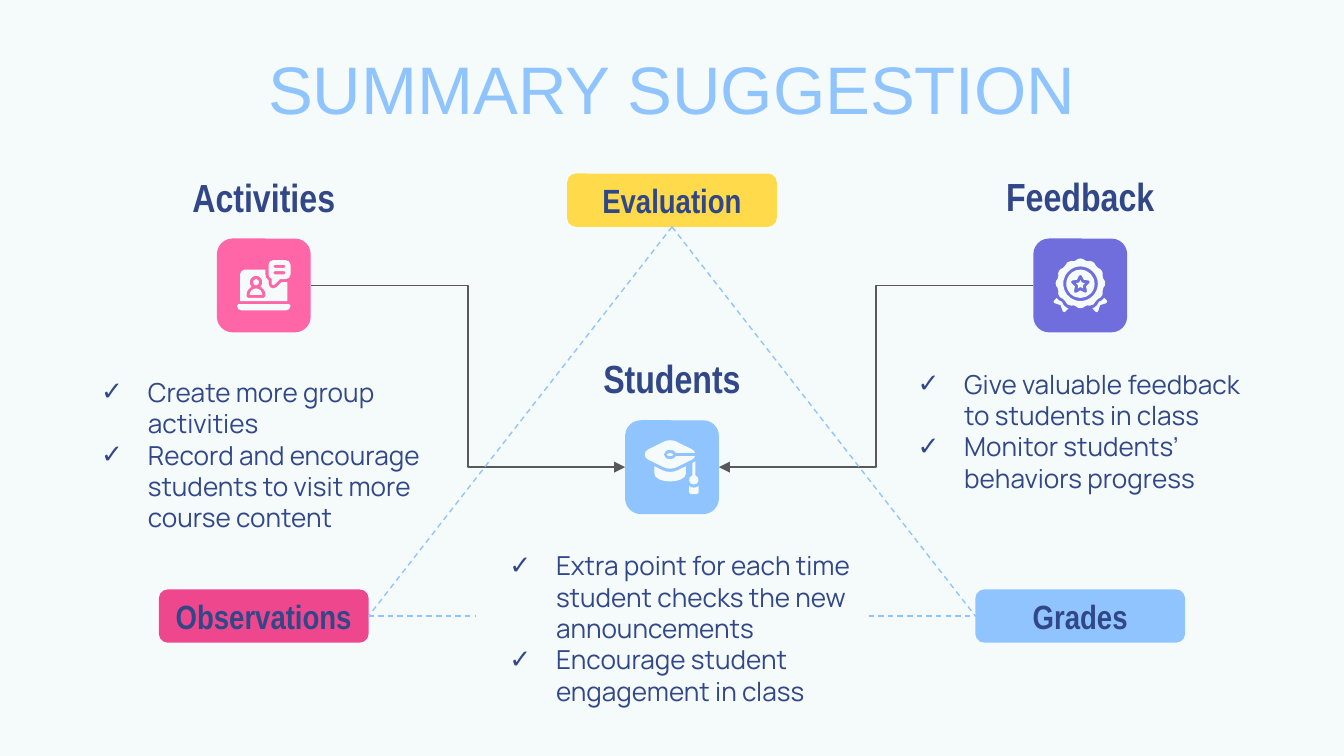
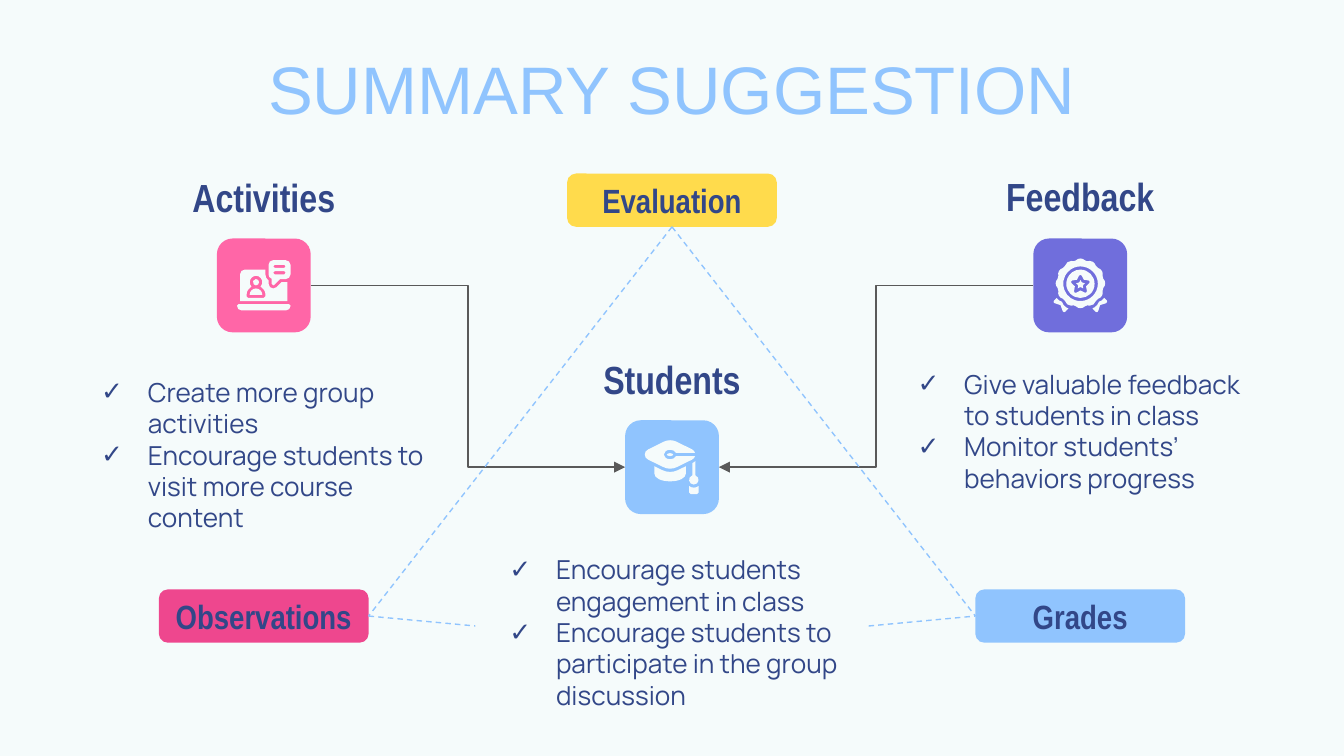
Before and after one commit to dyan27/da-capstone, a slide deck: slide 10 of DAI Final Capstone.pptx (slide 9 before the commit). Drawn at 1344x756 pixels with LibreOffice and Linux fonts; fonts in the diff are those of the drawing. Boxes give left, top, right and bottom in pixels: in the first picture for what was removed or moved away, otherwise in the second. Text is boxed around its words. In the diff, an @@ line names an element or a change of style, - is before the commit and + after.

```diff
--- a/DAI Final Capstone.pptx
+++ b/DAI Final Capstone.pptx
@@ text at (148, 446, 423, 528): text changed @@
-✓ Record and encourage students to visit more course content
+✓ Encourage students to visit more course content
@@ text at (556, 560, 837, 706): text changed @@
-✓ Extra point for each time student checks the new announcements
-✓ Encourage student engagement in class
+✓ Encourage students engagement in class
+✓ Encourage students to participate in the group discussion
@@ line moved from (368, 616) - (476, 616) to (368, 616) - (476, 626) @@
@@ line moved from (868, 616) - (976, 616) to (868, 626) - (976, 616) @@
```
Also in this commit, not shown: 10 other slides changed, 1 slide added, 16 other files.
